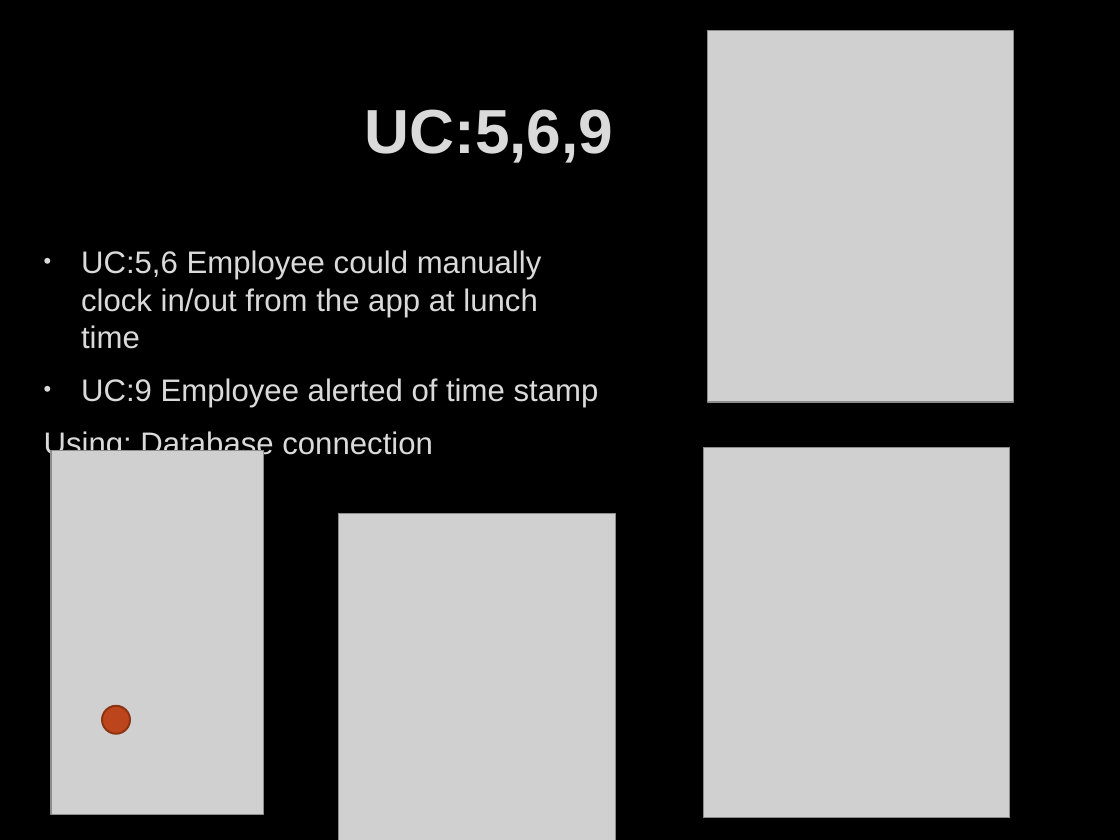
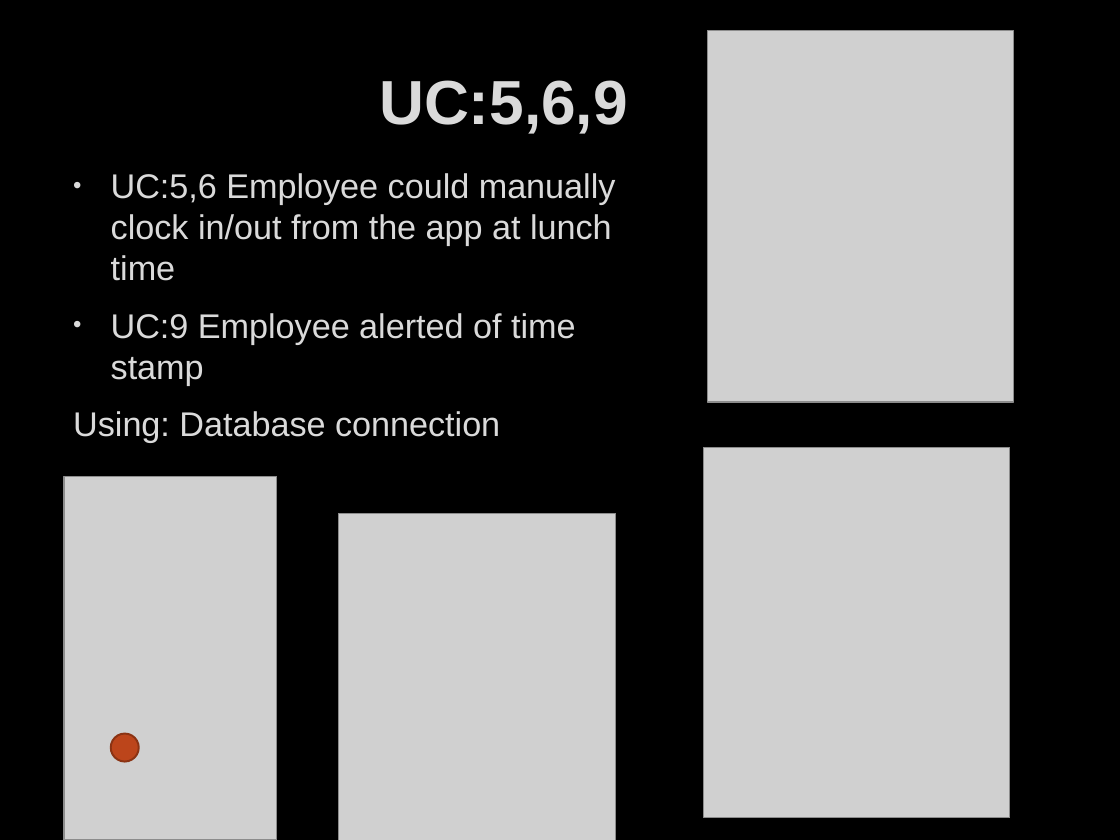
Before and after one commit to ddave2122/Group6, a slide deck: slide 11 of MobAppFinalPresent.pptx (slide 10 before the commit). Drawn at 1120x840 pixels with LibreOffice and Linux fonts; fonts in the diff are those of the drawing; grey boxes stand for pictures; background and template pictures are left out. Boxes give left, top, right and bottom in pixels: in the first picture for what was removed or moved away, otherwise in the second. Text is boxed around its words. In the diff, an @@ line names an element or a change of style, - is before the commit and + after.

```diff
--- a/MobAppFinalPresent.pptx
+++ b/MobAppFinalPresent.pptx
@@ title "UC:5,6,9": place and size @@
-title "UC:5,6,9" at [365,109,614,163]
+title "UC:5,6,9" at [379,80,628,134]
@@ text "UC:5,6 Employee could manually clock ...": place and size @@
-text "UC:5,6 Employee could manually clock ..." at [44,250,599,460]
+text "UC:5,6 Employee could manually clock ..." at [73,173,616,443]
@@ text "UC:5,6 Employee could manually clock ..." at [73,173,616,443]: size 20 to 22 pt @@
@@ picture: place and size @@
-picture at [52,451,264,815]
+picture at [64,476,277,840]
@@ ellipse: place and size @@
-ellipse at [102,706,130,734]
+ellipse at [111,734,139,762]
```
Also in this commit, not shown: 7 other slides changed, 1 slide added.
